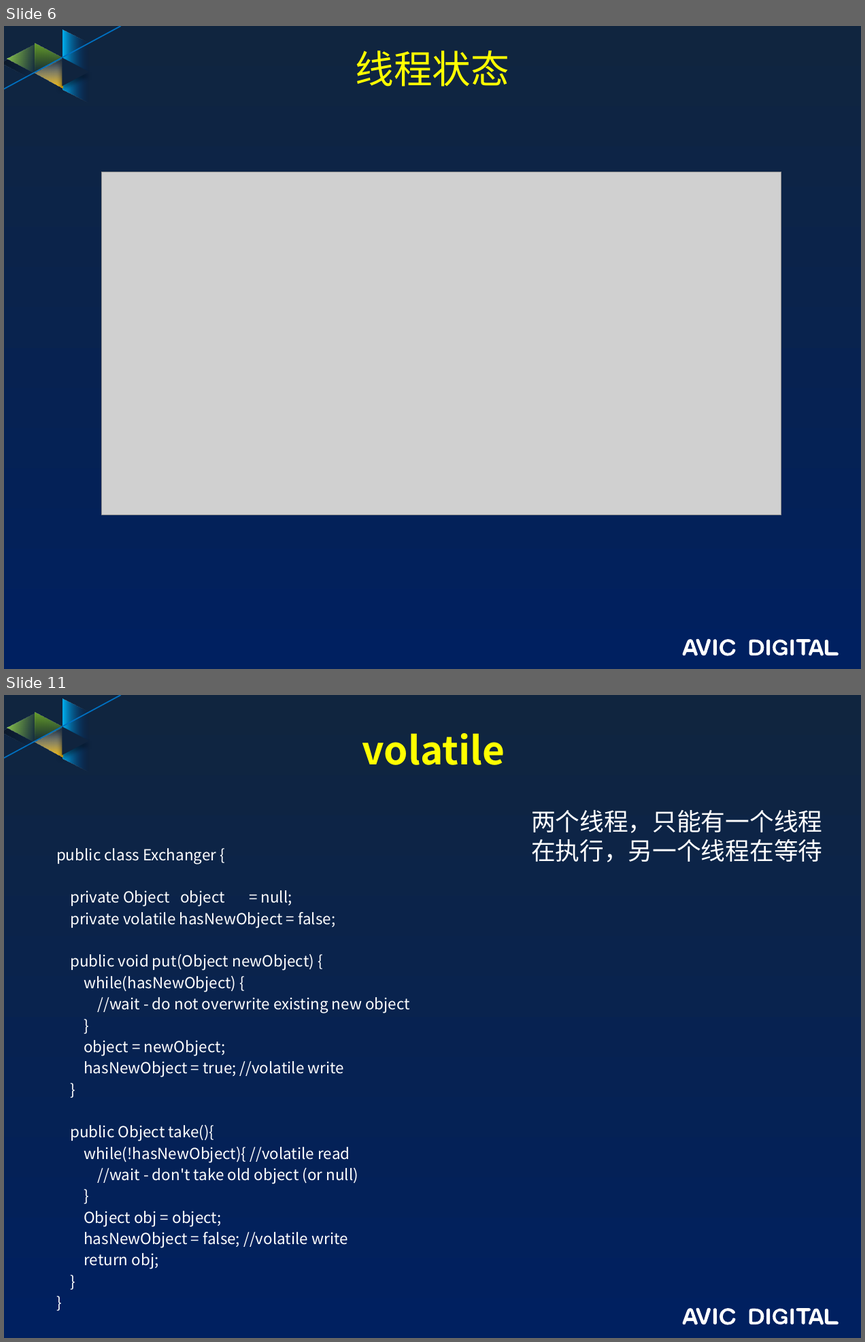
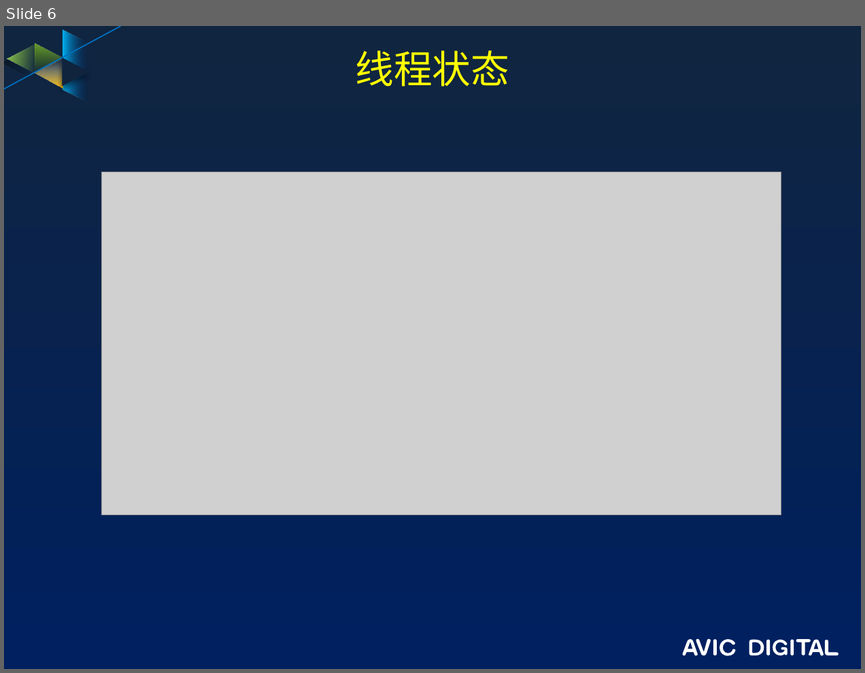
Before and after one commit to guofengzh/java-way, a slide deck: java/docs/13.java-线程.pptx. Shown one above the other, each under a label of ours: slides 6 and 11 before the commit, slide 6 after it; the slides between them are not shown. The pictures are 865x1342 and 865x673 pixels, drawn with LibreOffice and Linux fonts; fonts in the diff are those of the drawing; grey boxes stand for pictures; background and template pictures are left out. Boxes give left, top, right and bottom in pixels: in the first picture for what was removed or moved away, otherwise in the second. Text is boxed around its words. In the diff, an @@ line names an element or a change of style, - is before the commit and + after.

```diff
--- a/java/docs/13.java-线程.pptx
+++ b/java/docs/13.java-线程.pptx
@@ slide 11 removed at (x1=4, y1=695, x2=861, y2=1338), background gradient #10253F to #002060; not listed: 17 template elements that a slide beside it also shows @@
@@ title removed at (x1=362, y1=733, x2=504, y2=765) @@
-volatile
@@ text removed at (x1=531, y1=810, x2=822, y2=862) @@
-  两个线程，只能有一个线程在执行，另一个线程在等待
@@ text removed at (x1=56, y1=848, x2=410, y2=1269) @@
-public class Exchanger {
-private Object object = null;
-private volatile hasNewObject = false;
-public void put(Object newObject) {
-while(hasNewObject) {
-//wait - do not overwrite existing new object
-}
-object = newObject;
-hasNewObject = true; //volatile write
-}
-public Object take(){
-while(!hasNewObject){ //volatile read
-//wait - don't take old object (or null)
-}
-Object obj = object;
-hasNewObject = false; //volatile write
-return obj;
-}
-}
```
Also in this commit, not shown: 1 slide changed, 15 slides added, 4 other slides removed.
